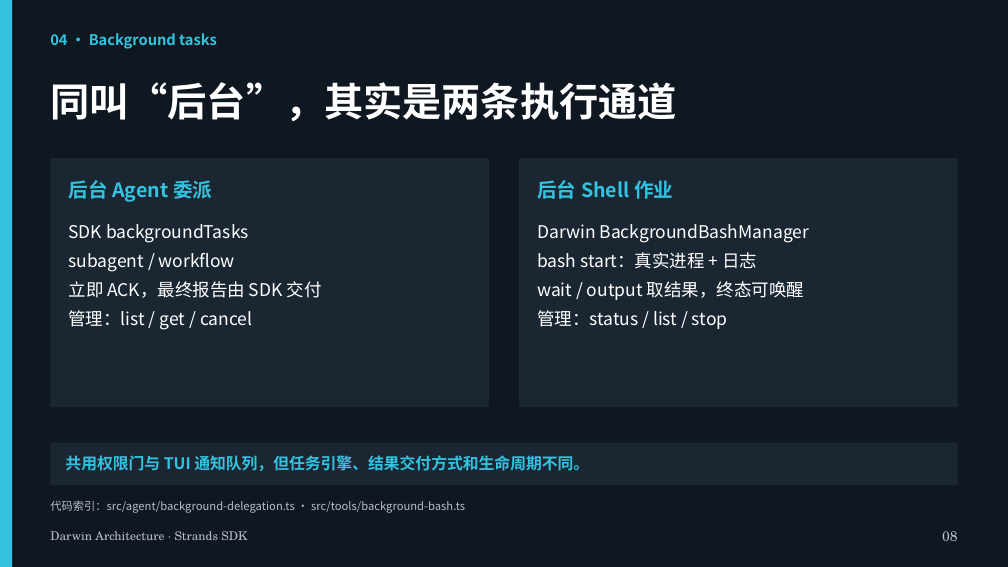
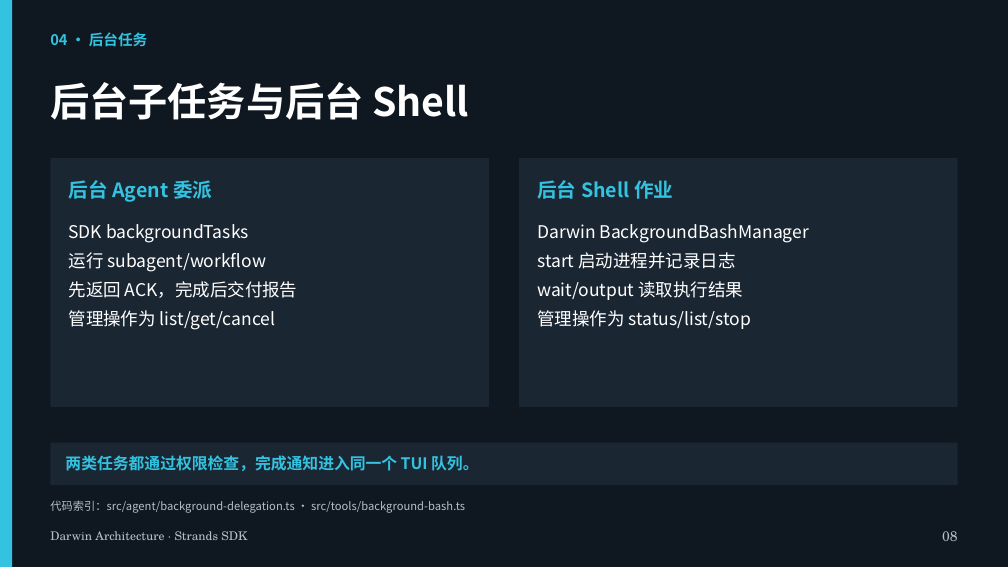
Before and after one commit to xiehust/strands-darwin, a slide deck: slide 8 of docs/ppt/darwin-architecture-strands-sdk.zh-CN.pptx. Drawn at 1008x567 pixels with LibreOffice and Linux fonts; fonts in the diff are those of the drawing. Boxes give left, top, right and bottom in pixels: in the first picture for what was removed or moved away, otherwise in the second. Text is boxed around its words. In the diff, an @@ line names an element or a change of style, - is before the commit and + after.

```diff
--- a/docs/ppt/darwin-architecture-strands-sdk.zh-CN.pptx
+++ b/docs/ppt/darwin-architecture-strands-sdk.zh-CN.pptx
@@ text at bbox=[50, 32, 147, 47]: text changed @@
-04 · Background tasks
+04 · 后台任务
@@ text at bbox=[50, 82, 469, 120]: text changed @@
-同叫“后台”，其实是两条执行通道
+后台子任务与后台 Shell
@@ text at bbox=[69, 252, 298, 330]: text changed @@
-subagent / workflow
-立即 ACK，最终报告由 SDK 交付
-管理：list / get / cancel
+运行 subagent/workflow
+先返回 ACK，完成后交付报告
+管理操作为 list/get/cancel
@@ text at bbox=[537, 252, 751, 329]: text changed @@
-bash start：真实进程 + 日志
-wait / output 取结果，终态可唤醒
-管理：status / list / stop
+start 启动进程并记录日志
+wait/output 读取执行结果
+管理操作为 status/list/stop
@@ text at bbox=[65, 455, 478, 471]: text changed @@
-共用权限门与 TUI 通知队列，但任务引擎、结果交付方式和生命周期不同。
+两类任务都通过权限检查，完成通知进入同一个 TUI 队列。
```
Also in this commit, not shown: 20 other slides changed, 2 other files.
